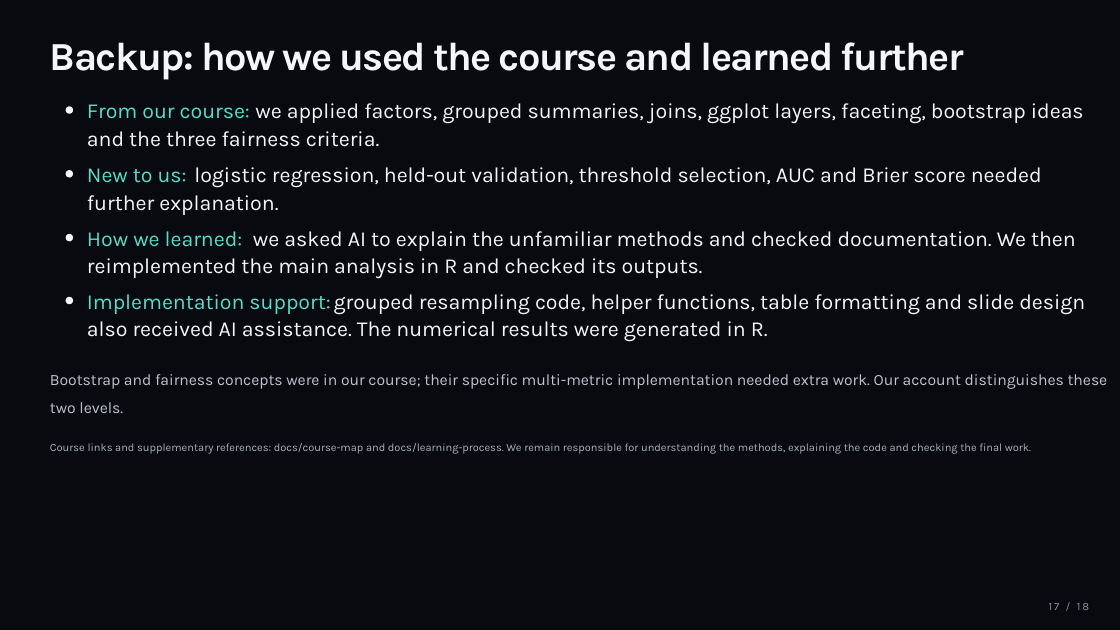
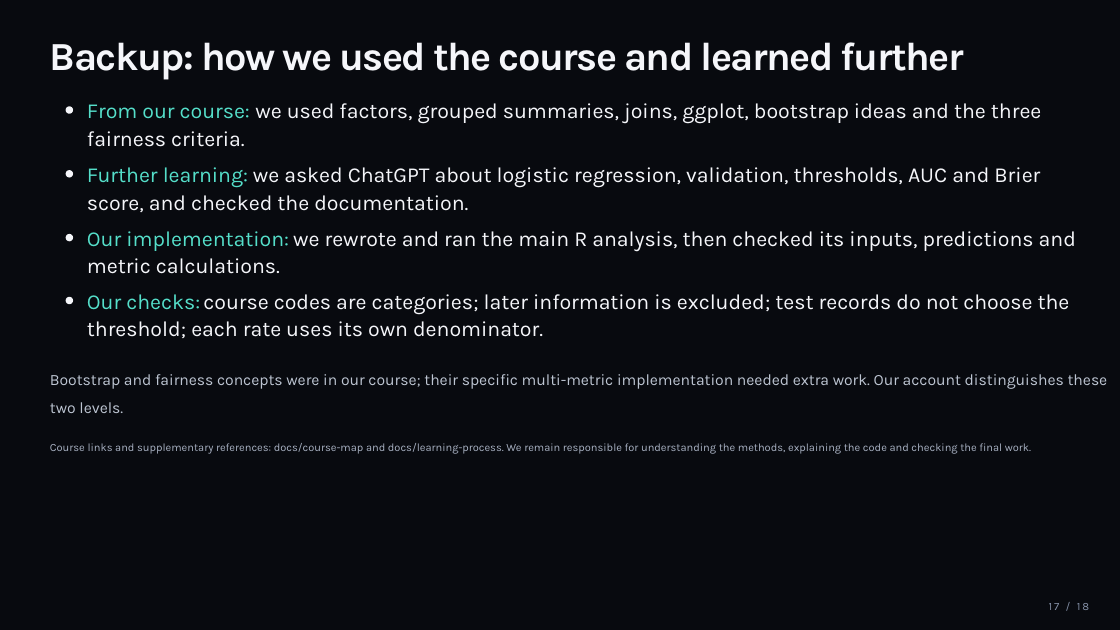
Before and after one commit to Tigershengsheng/ids-project, a slide deck: slide 17 of output/powerpoint/Student_Dropout_Presentation.pptx. Drawn at 1120x630 pixels with LibreOffice and Linux fonts; fonts in the diff are those of the drawing. Boxes give left, top, right and bottom in pixels: in the first picture for what was removed or moved away, otherwise in the second. Text is boxed around its words. In the diff, an @@ line names an element or a change of style, - is before the commit and + after.

Commit message:
Explain course methods and analysis decisions in first person

```diff
--- a/output/powerpoint/Student_Dropout_Presentation.pptx
+++ b/output/powerpoint/Student_Dropout_Presentation.pptx
@@ text at [255,103,1041,124]: text changed @@
-we applied factors, grouped summaries, joins, ggplot layers, faceting, bootstrap ideas
+we used factors, grouped summaries, joins, ggplot, bootstrap ideas and the three
@@ text at [87,131,245,147]: text changed @@
-and the three fairness criteria.
+fairness criteria.
@@ text at [87,167,248,188]: text changed; text colour #F5F6FA to #55DFCA @@
-further explanation.
+Further learning:
@@ text removed at [87,168,187,183] @@
-New to us:
@@ text at [253,167,1040,188]: text changed @@
-logistic regression, held-out validation, threshold selection, AUC and Brier score needed
+we asked ChatGPT about logistic regression, validation, thresholds, AUC and Brier
@@ text added at [87,195,468,212], 18.2 pt, text #F5F6FA @@
+score, and checked the documentation.
@@ text at [87,231,289,251]: text changed @@
-How we learned:
+Our implementation:
@@ text at [293,231,1076,252]: text changed @@
-we asked AI to explain the unfamiliar methods and checked documentation. We then
+we rewrote and ran the main R analysis, then checked its inputs, predictions and
@@ text at [87,258,280,274]: text changed @@
-reimplemented the main analysis in R and checked its outputs.
+metric calculations.
@@ text at [87,294,200,310]: text changed @@
-Implementation support:
+Our checks:
@@ text at [203,294,1070,315]: text changed @@
-grouped resampling code, helper functions, table formatting and slide design
+course codes are categories; later information is excluded; test records do not choose the
@@ text at [87,321,543,338]: text changed @@
-also received AI assistance. The numerical results were generated in R.
+threshold; each rate uses its own denominator.
```
Also in this commit, not shown: 3 other slides changed, 27 other files.
